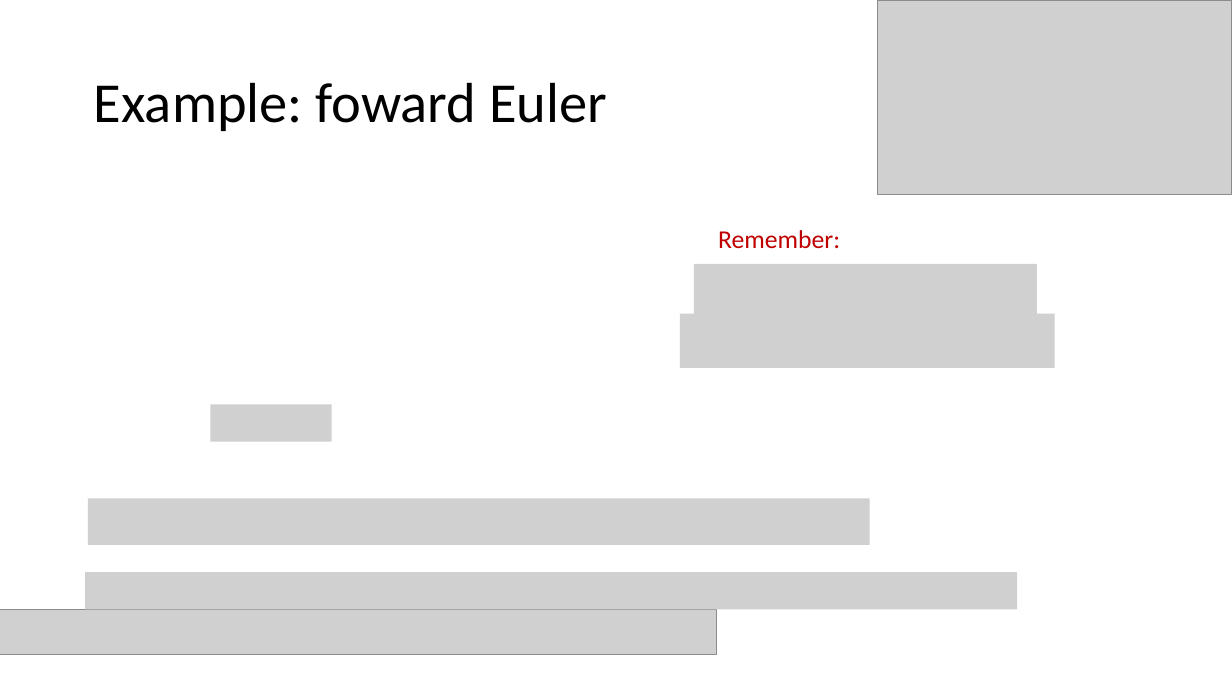
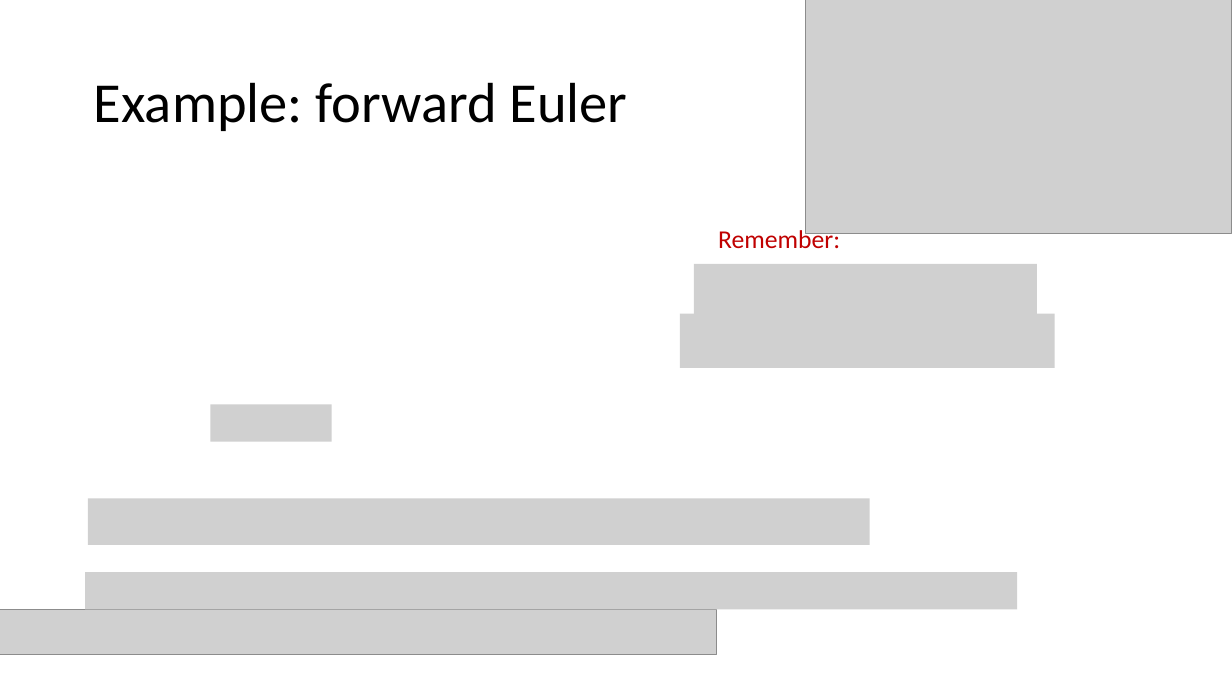
Before and after one commit to tomvanwouwe1992/StochasticOptimalControl_Meetings, a slide deck: slide 4 of Meeting_3/Slides_Meeting_3.pptx. Drawn at 1232x693 pixels with LibreOffice and Linux fonts; fonts in the diff are those of the drawing; grey boxes stand for pictures. Boxes give left, top, right and bottom in pixels: in the first picture for what was removed or moved away, otherwise in the second. Text is boxed around its words. In the diff, an @@ line names an element or a change of style, - is before the commit and + after.

Commit message:
adding Gait example

```diff
--- a/Meeting_3/Slides_Meeting_3.pptx
+++ b/Meeting_3/Slides_Meeting_3.pptx
@@ picture: place and size @@
-picture at box(877, 0, 1232, 194)
+picture at box(806, 0, 1232, 234)
@@ title at box(94, 82, 627, 131): text changed @@
-Example: foward Euler
+Example: forward Euler
```
Also in this commit, not shown: 1 other slide changed, 38 other files.
